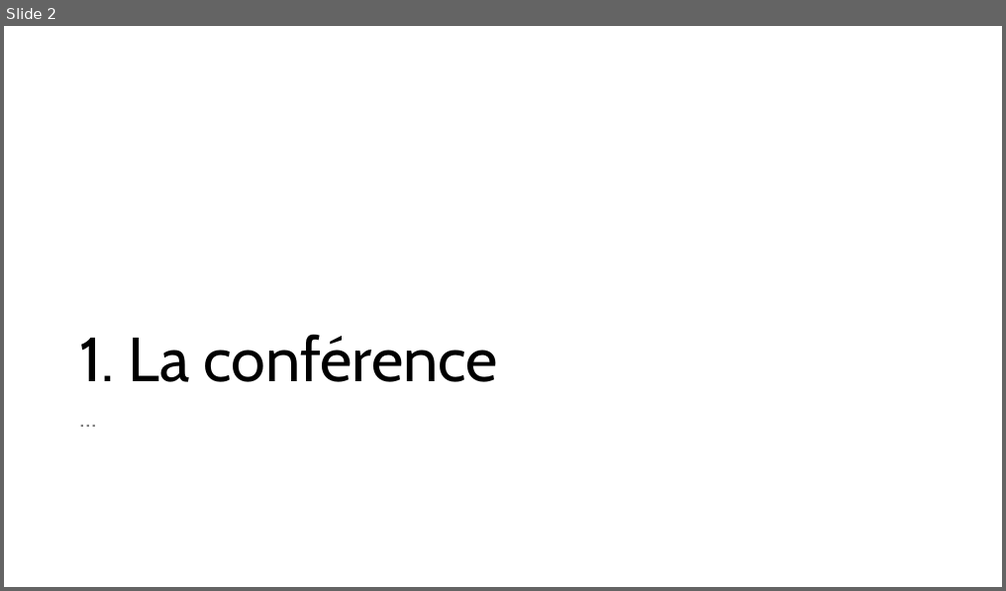
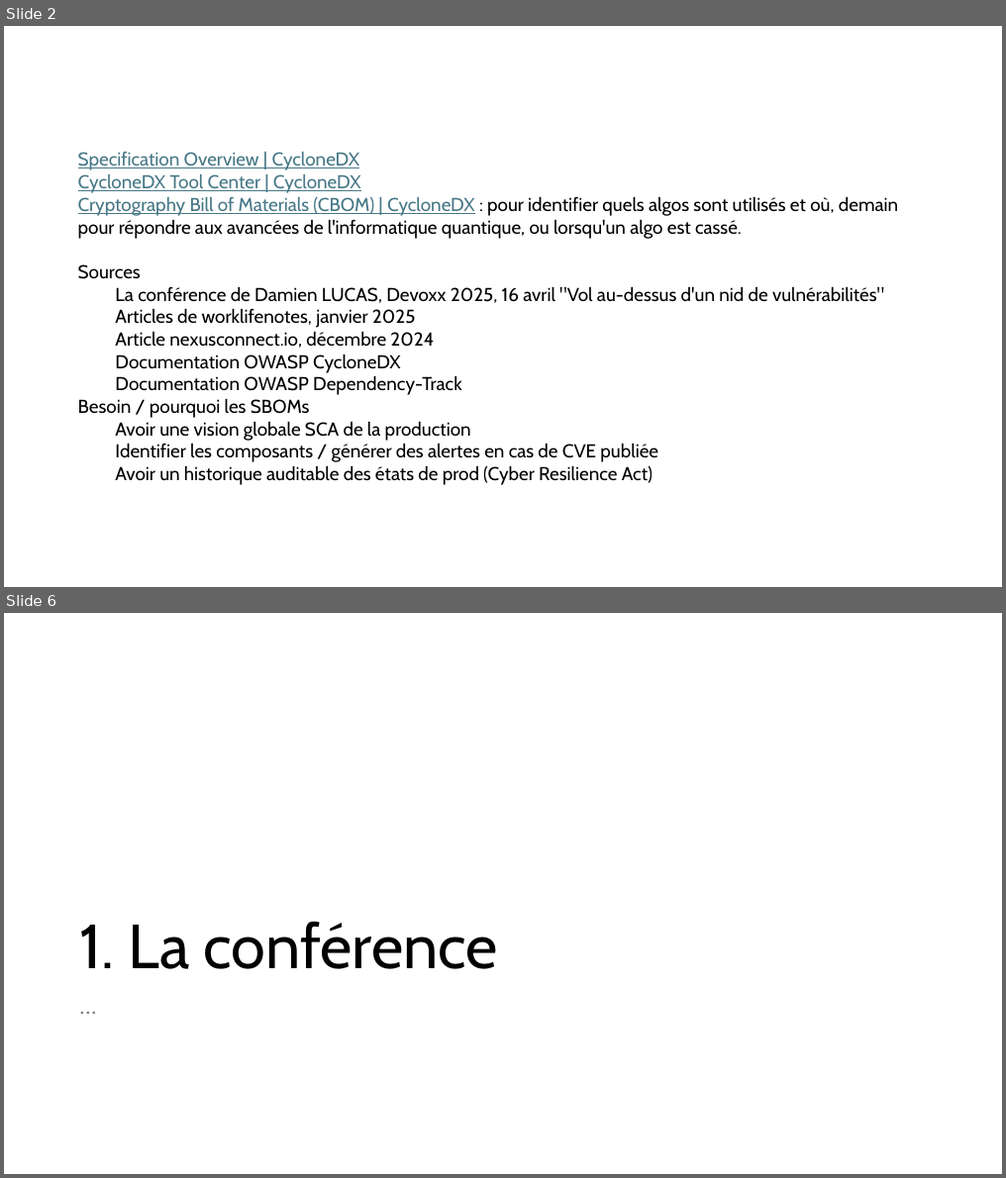
Before and after one commit to avergnaud/sboms, a slide deck: SBOM.pptx. Shown one above the other, each under a label of ours: slide 2 before the commit, slides 2 and 6 after it; the slides between them are not shown. The pictures are 1006x591 and 1006x1178 pixels, drawn with LibreOffice and Linux fonts; fonts in the diff are those of the drawing. Boxes give left, top, right and bottom in pixels: in the first picture for what was removed or moved away, otherwise in the second. Text is boxed around its words. In the diff, an @@ line names an element or a change of style, - is before the commit and + after.

```diff
--- a/SBOM.pptx
+++ b/SBOM.pptx
@@ slide 2 added at (x1=4, y1=26, x2=1002, y2=587), background #FFFFFF @@
@@ text added at (x1=78, y1=152, x2=898, y2=485), 18 pt, text #000000 @@
+Specification Overview | CycloneDX
+CycloneDX Tool Center | CycloneDX
+Cryptography Bill of Materials (CBOM) | CycloneDX : pour identifier quels algos sont utilisés et où, demain pour répondre aux avancées de l'informatique quantique, ou lorsqu'un algo est cassé.
+Sources
+  La conférence de Damien LUCAS, Devoxx 2025, 16 avril "Vol au-dessus d'un nid de vulnérabilités"
+  Articles de worklifenotes, janvier 2025
+  Article nexusconnect.io, décembre 2024
+  Documentation OWASP CycloneDX
+  Documentation OWASP Dependency-Track
+Besoin / pourquoi les SBOMs
+  Avoir une vision globale SCA de la production
+  Identifier les composants / générer des alertes en cas de CVE publiée
+  Avoir un historique auditable des états de prod (Cyber Resilience Act)
@@ what was slide 2 is now slide 6 @@
```
Also in this commit, not shown: 3 other slides added.
